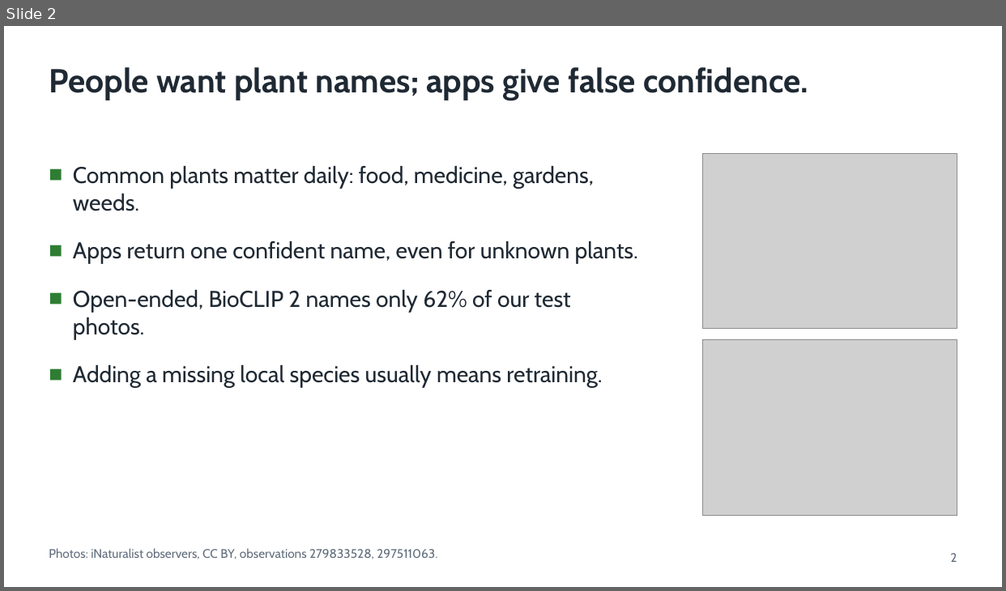
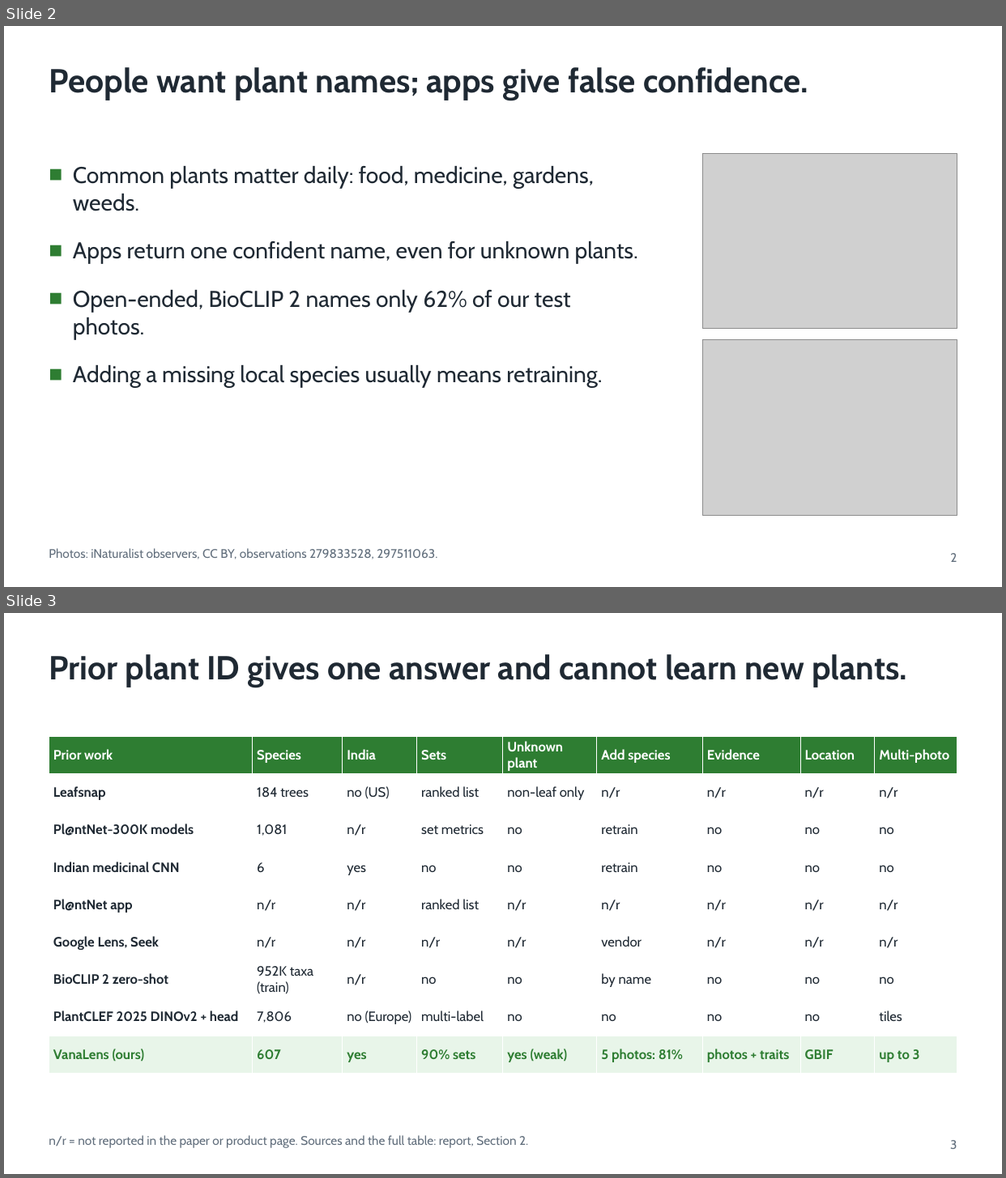
Before and after one commit to shadowBit01/Plant-Classifier-model, a slide deck: pitch/VanaLens.pptx. Shown one above the other, each under a label of ours: slide 2 before the commit, slides 2 and 3 after it. The pictures are 1006x591 and 1006x1178 pixels, drawn with LibreOffice and Linux fonts; fonts in the diff are those of the drawing; grey boxes stand for pictures. Boxes give left, top, right and bottom in pixels: in the first picture for what was removed or moved away, otherwise in the second. Text is boxed around its words. In the diff, an @@ line names an element or a change of style, - is before the commit and + after.

```diff
--- a/pitch/VanaLens.pptx
+++ b/pitch/VanaLens.pptx
@@ slide 3 added at [4,613,1002,1174], background #FFFFFF @@
@@ text added at [49,654,907,688], 32 pt, text #1F2933, bold @@
+Prior plant ID gives one answer and cannot learn new plants.
@@ table added at [49,736,957,1073], 9 rows, 9 columns @@
+Prior work | Species | India | Sets | Unknown plant | Add species | Evidence | Location | Multi-photo
+Leafsnap | 184 trees | no (US) | ranked list | non-leaf only | n/r | n/r | n/r | n/r
+Pl@ntNet-300K models | 1,081 | n/r | set metrics | no | retrain | no | no | no
+Indian medicinal CNN | 6 | yes | no | no | retrain | no | no | no
+Pl@ntNet app | n/r | n/r | ranked list | n/r | n/r | n/r | n/r | n/r
+Google Lens, Seek | n/r | n/r | n/r | n/r | vendor | n/r | n/r | n/r
+BioCLIP 2 zero-shot | 952K taxa (train) | n/r | no | no | by name | no | no | no
+PlantCLEF 2025 DINOv2 + head | 7,806 | no (Europe) | multi-label | no | no | no | no | tiles
+VanaLens (ours) | 607 | yes | 90% sets | yes (weak) | 5 photos: 81% | photos + traits | GBIF | up to 3
@@ text added at [49,1135,528,1148], 12 pt, text #616E7C @@
+n/r = not reported in the paper or product page. Sources and the full table: report, Section 2.
@@ text added at [950,1140,957,1149], 12 pt, text #616E7C @@
+3
```
Also in this commit, not shown: 10 slides changed, 2 other slides added, 31 other files.
